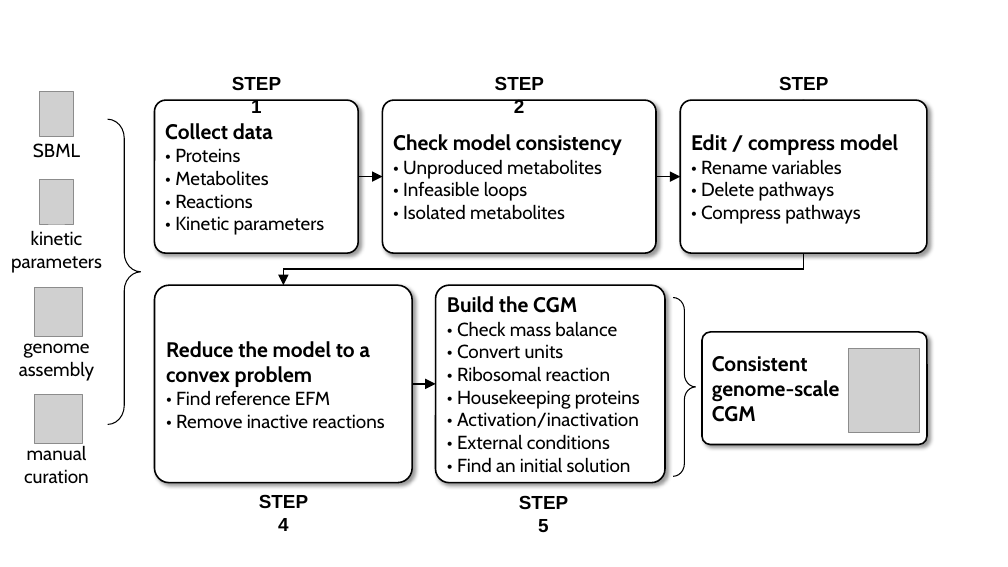
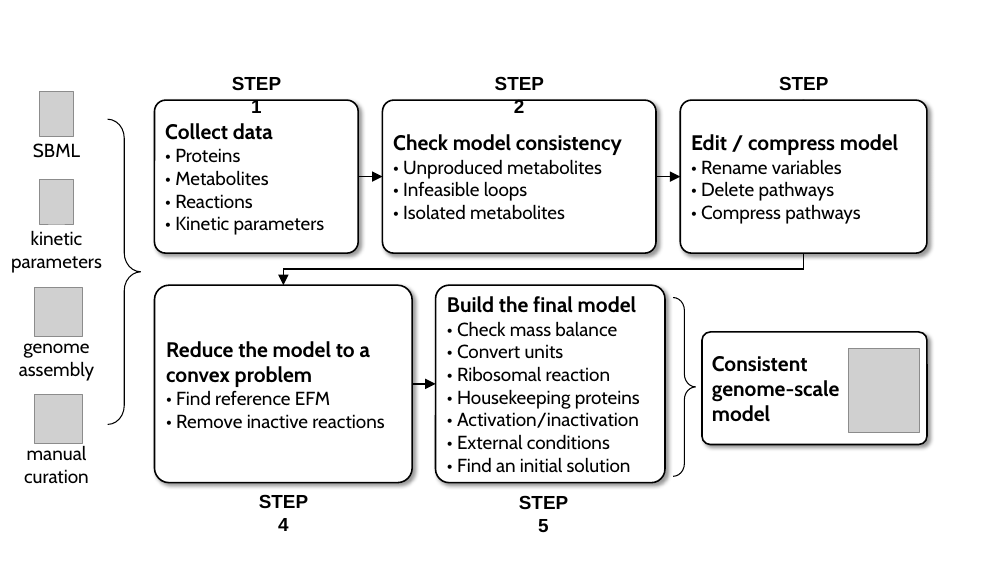
Before and after one commit to charlesrocabert/gbapy, a slide deck: slide 6 of doc/genome_scale_pipeline/genome_scale_pipeline.pptx. Drawn at 1008x567 pixels with LibreOffice and Linux fonts; fonts in the diff are those of the drawing; grey boxes stand for pictures. Boxes give left, top, right and bottom in pixels: in the first picture for what was removed or moved away, otherwise in the second. Text is boxed around its words. In the diff, an @@ line names an element or a change of style, - is before the commit and + after.

```diff
--- a/doc/genome_scale_pipeline/genome_scale_pipeline.pptx
+++ b/doc/genome_scale_pipeline/genome_scale_pipeline.pptx
@@ text in rounded rectangle at (x1=447, y1=296, x2=636, y2=313): text changed @@
-Build the CGM
+Build the final model
@@ text in rounded rectangle at (x1=712, y1=405, x2=770, y2=422): text changed @@
-CGM
+model
```
Also in this commit, not shown: 2 other slides changed, 52 other files.
